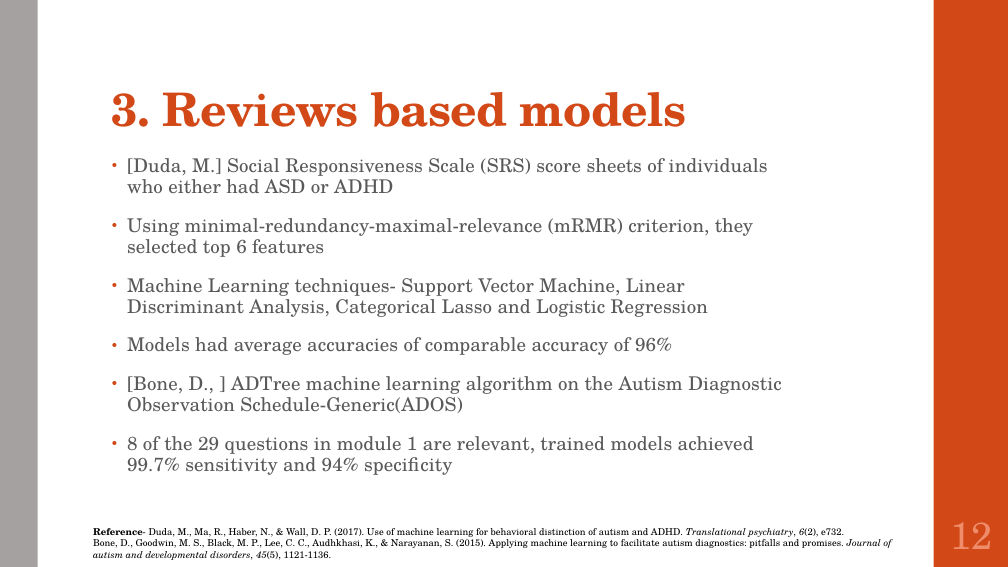
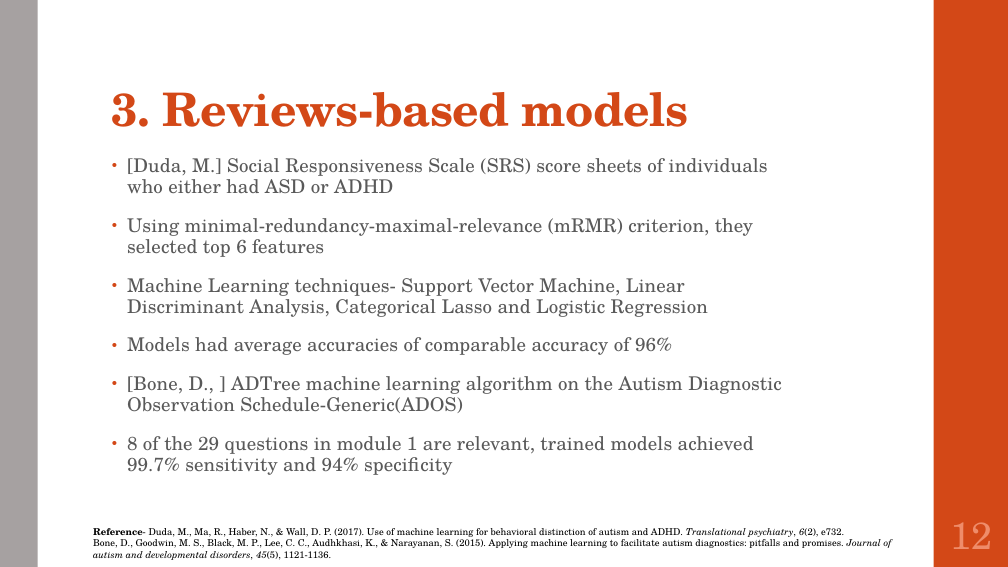
Before and after one commit to SirichandanaSambatur/CADDC, a slide deck: slide 12 of FinalReport.pptx. Drawn at 1008x567 pixels with LibreOffice and Linux fonts; fonts in the diff are those of the drawing. Boxes give left, top, right and bottom in pixels: in the first picture for what was removed or moved away, otherwise in the second. Text is boxed around its words. In the diff, an @@ line names an element or a change of style, - is before the commit and + after.

```diff
--- a/FinalReport.pptx
+++ b/FinalReport.pptx
@@ title at [112,92,689,127]: text changed @@
-3. Reviews based models
+3. Reviews-based models
```
Also in this commit, not shown: 3 other slides changed, 1 other file.
